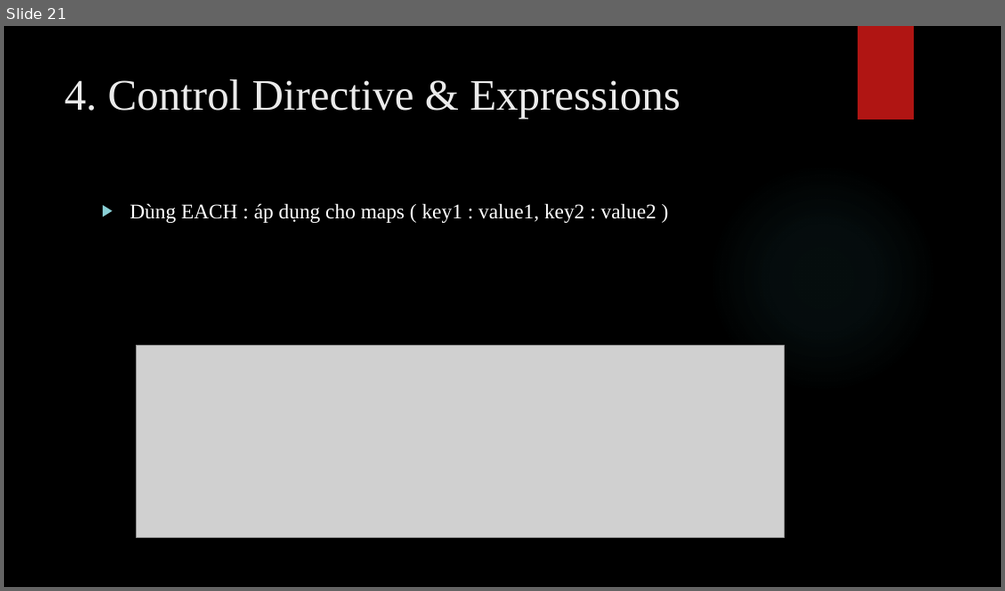
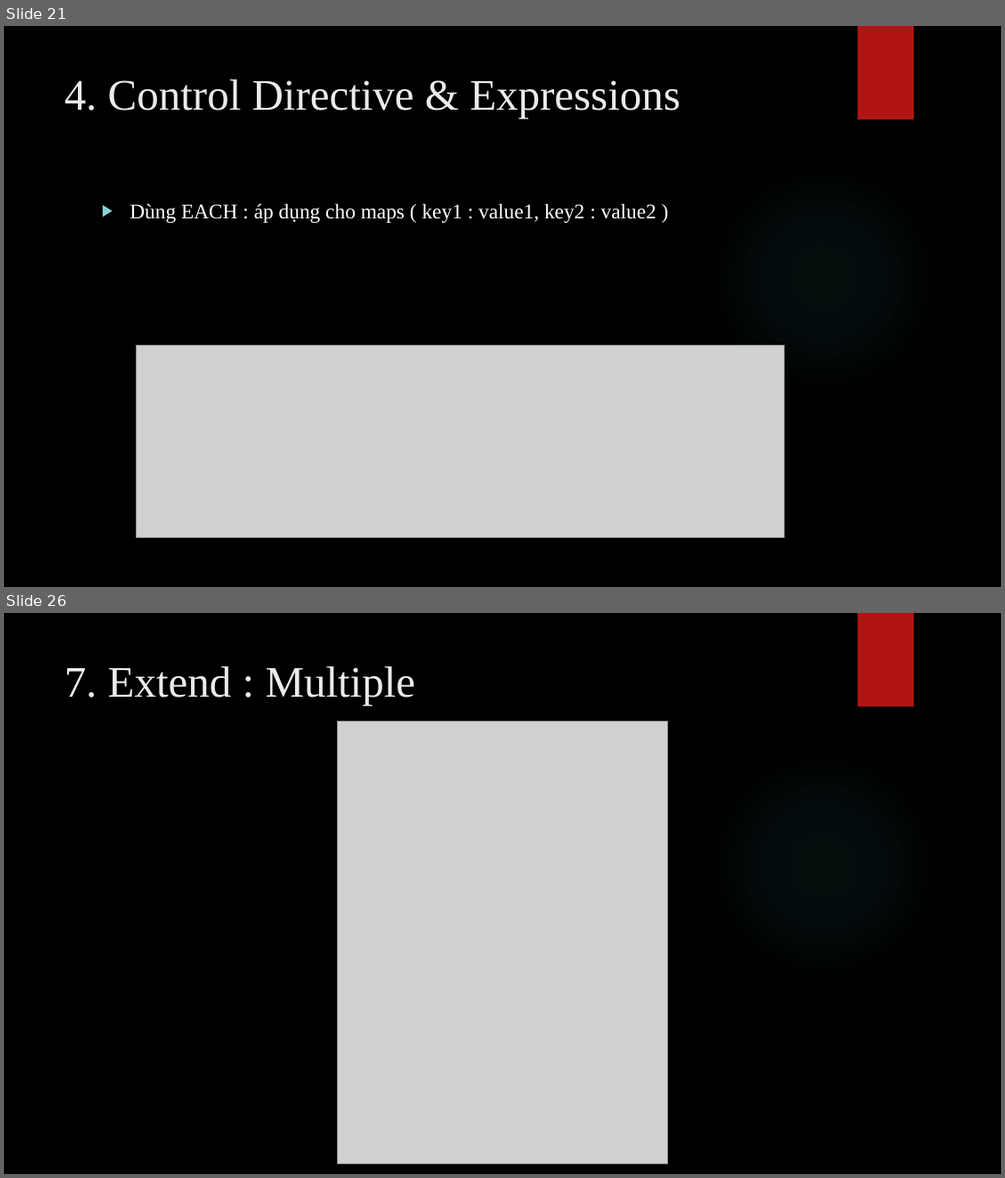
Before and after one commit to nghiepuit/sass, a slide deck: SASS.pptx. Shown one above the other, each under a label of ours: slide 21 before the commit, slides 21 and 26 after it; the slides between them are not shown. The pictures are 1005x591 and 1005x1178 pixels, drawn with LibreOffice and Linux fonts; fonts in the diff are those of the drawing; grey boxes stand for pictures; background and template pictures are left out. Boxes give left, top, right and bottom in pixels: in the first picture for what was removed or moved away, otherwise in the second. Text is boxed around its words. In the diff, an @@ line names an element or a change of style, - is before the commit and + after.

```diff
--- a/SASS.pptx
+++ b/SASS.pptx
@@ slide 26 added at (4, 613, 1001, 1174), background picture (left out); not listed: 2 template elements that a slide beside it also shows @@
@@ title added at (65, 666, 416, 706), 42 pt, text #EBEBEB @@
+7. Extend : Multiple
@@ picture added at (338, 722, 668, 1163) @@
```
Also in this commit, not shown: 9 other slides added, 4 other files.
